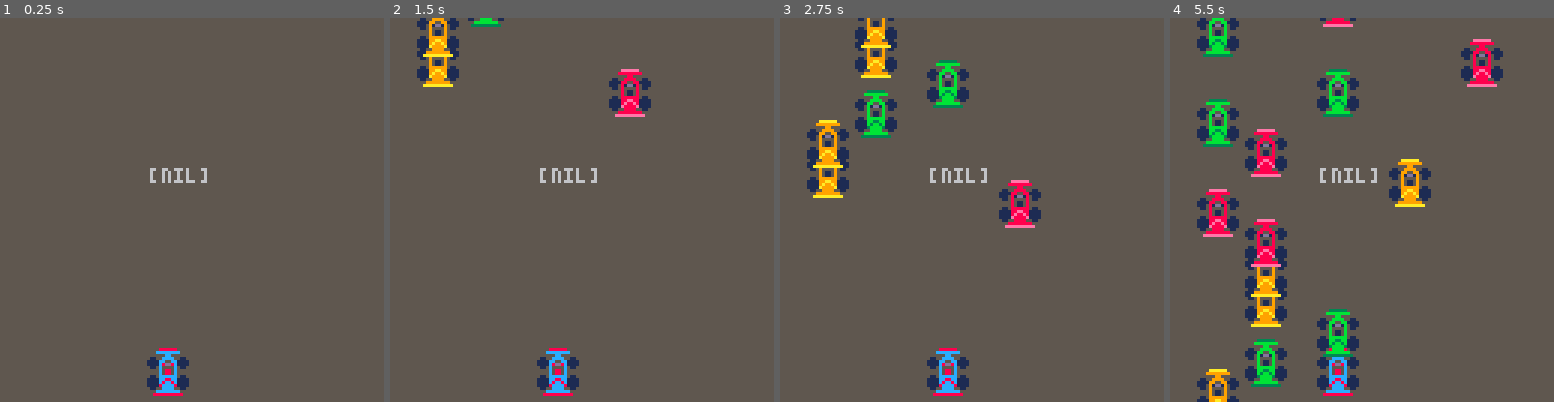
Above: before the commit, frames 1-4 (left to right).
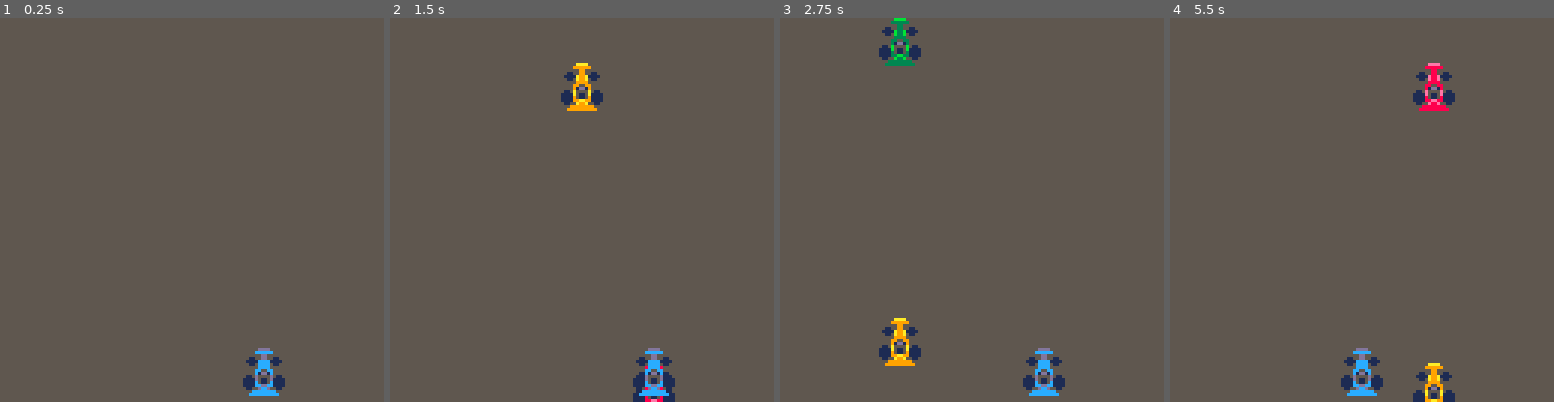
Above: after the commit, the same moments.

Repository: MickaelLebihan/old_car_game_pico8
Game: PICO-8 cartridge old_car_game.p8
Same seed, same stepped clock (60 frames per second), same inputs: the game is played once before the commit and once after it.
Inputs:
- Up to frame 1 (0.25 s): no input
- Up to frame 2 (1.5 s): no input
- Up to frame 3 (2.75 s): hold Right 1.6-2.1 s; hold Right from 2.47 s (still down)
- Up to frame 4 (5.5 s): release Right at 3.03 s; hold Left 3.08-3.58 s; hold Right 4.02-4.68 s; hold Left from 5.08 s (still down)

The runs differ from the first frame. In frame 1, 1.9% of the frame differs, in the area x 38-75%, y 39-99%; in frame 2, 5.3%; in frame 3, 8.3%; in frame 4, 13%, in the area x 7-87%, y 0-100%.

Commit message:
constrained the lanes to 3

Diff:
--- a/main.lua
+++ b/main.lua
@@ -1,13 +1,24 @@
 function _init()
+    -- 5 lanes
+    --valid_pos = {8, 32, 56, 80, 104}
+
+    -- 3 lanes
+    valid_pos = {32, 56, 80}
+
+    -- 3 lanes
+    --valid_pos = {8, 32, 56}
+    current_pos = 2
+
     o_spawn_timer = 0
-    o_spawn_rate = 10
+    o_spawn_rate = 20
+    o_speed = 5
 
     rnd_timer = 0
     rnd_reset = 60
 
     p={
-        x= 50,
-        y=110
+        current_pos = 3,
+        y = 110,
     }
 
     i_opponents()
@@ -15,11 +26,17 @@
 
 function _update()
 
-    if (btn(0)) p.x -= 25
-    if (p.x <= 10) p.x=10
 
-    if (btn(1)) p.x += 25
-    if (p.x >= 110) p.x=110
+    if btnp(0) then
+        p.current_pos -= 1
+    end
+    if (p.current_pos < 1) p.current_pos = 1
+
+
+    if btnp(1) then
+        p.current_pos += 1
+    end
+    if (p.current_pos > count(valid_pos)) p.current_pos = count(valid_pos)
 
     o_spawn_timer += 1
     if o_spawn_timer == o_spawn_rate then
@@ -36,7 +53,6 @@
     --     rnd_timer = 0
     -- end
 
-
     u_opponents()
 end
 
@@ -45,10 +61,10 @@
     map(0,0,0,0,16,16)
     --spr(0, p.x, p.y, 2, 2)
 
-    spr(0, 128/2-16, p.y, 2, 2)
 
 
     d_opponents()
 
-    print(text, 50, 50)
+    spr(0, valid_pos[p.current_pos], p.y, 2, 2)
+    --spr(10, valid_pos[p.current_pos], 90, 4, 4)
 end
--- a/opponents.lua
+++ b/opponents.lua
@@ -1,5 +1,4 @@
 function i_opponents()
-    valid_pos = {8,24,48,72,96}
     opponents = {}
 end
 
@@ -28,7 +27,7 @@
     o = {
         x = valid_pos[rnd_pos],
         y = -20,
-        speed = 1,
+        speed = o_speed,
         col= cols[choice]    }
     add(opponents, o)
 end
Not shown, changed: 202 lines of the sprite sheet (__gfx__) section of old_car_game.p8
Not shown, changed: the thumbnail (__label__) section of old_car_game.p8
